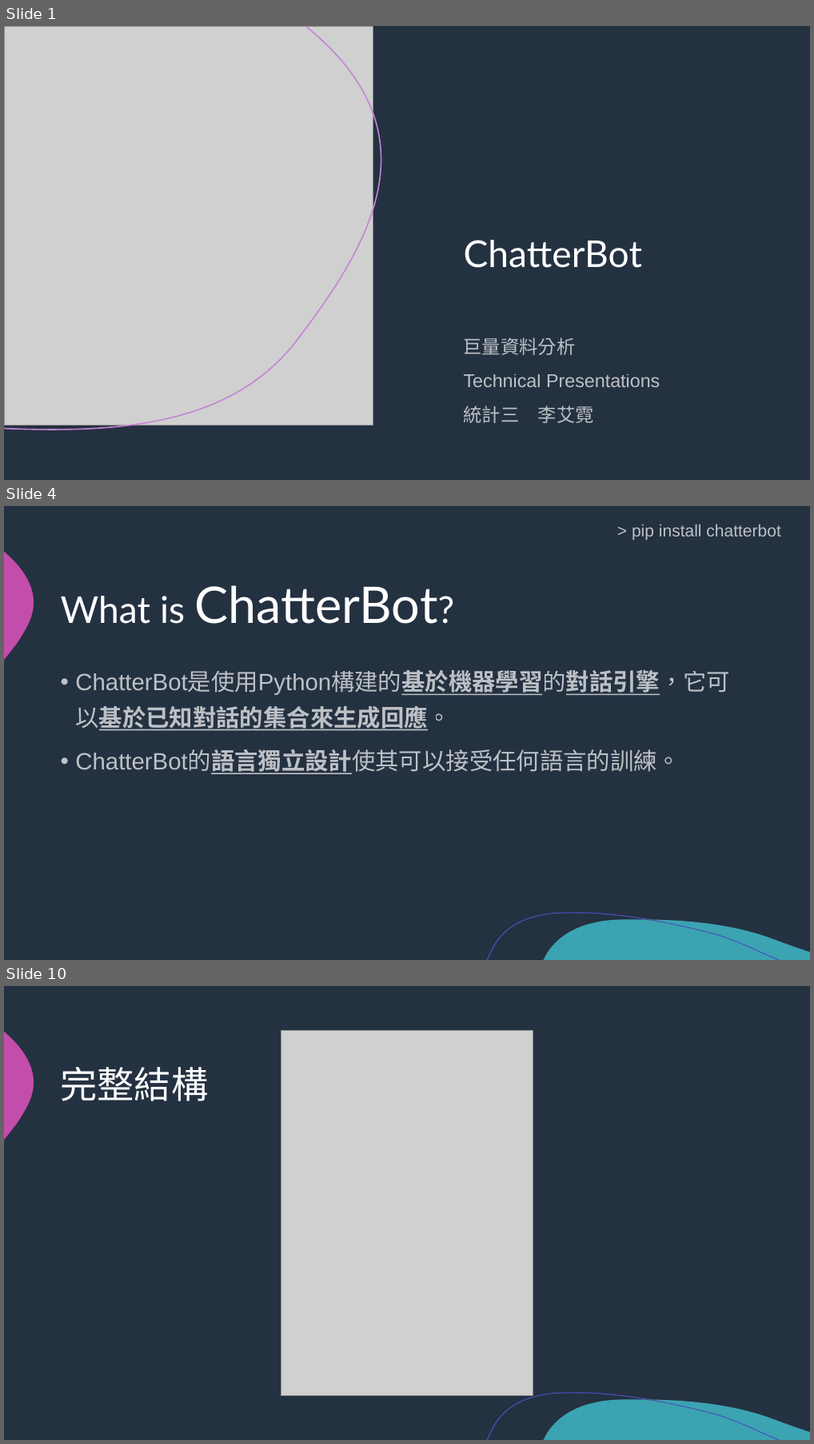
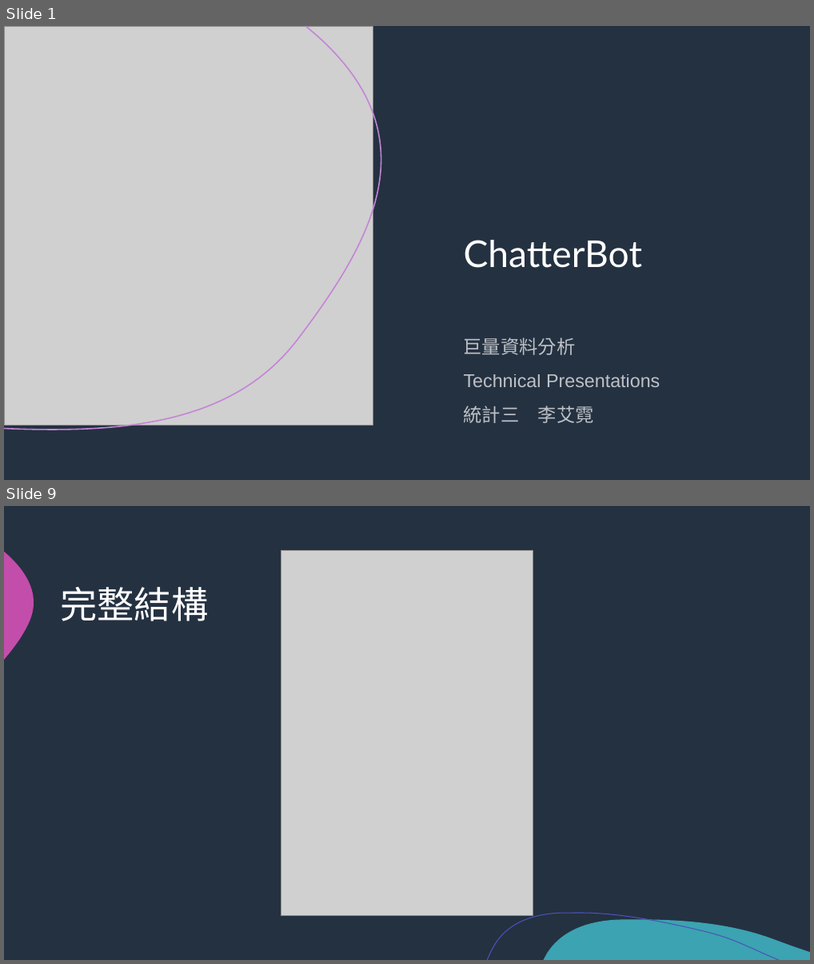
Before and after one commit to NCKU-BDA-2020/2020-NCKU-BDA-Technical-Presentation-I, a slide deck: ChatterBot/Chatterbot_ppt.pptx. Shown one above the other, each under a label of ours: slides 1, 4 and 10 before the commit, slides 1 and 9 after it; the slides between them are not shown. The pictures are 814x1444 and 814x964 pixels, drawn with LibreOffice and Linux fonts; fonts in the diff are those of the drawing; grey boxes stand for pictures. Boxes give left, top, right and bottom in pixels: in the first picture for what was removed or moved away, otherwise in the second. Text is boxed around its words. In the diff, an @@ line names an element or a change of style, - is before the commit and + after.

Commit message:
Add materials of ChatterBot

```diff
--- a/ChatterBot/Chatterbot_ppt.pptx
+++ b/ChatterBot/Chatterbot_ppt.pptx
@@ slide 4 removed at (x1=4, y1=506, x2=810, y2=960), background #243141; not listed: 3 template elements that a slide beside it also shows @@
@@ text removed at (x1=632, y1=524, x2=781, y2=540) @@
-> pip install chatterbot
@@ title removed at (x1=61, y1=585, x2=438, y2=624) @@
-What is ChatterBot?
@@ text removed at (x1=75, y1=672, x2=730, y2=774) @@
-• ChatterBot是使用Python構建的基於機器學習的對話引擎，它可以基於已知對話的集合來生成回應。
-• ChatterBot的語言獨立設計使其可以接受任何語言的訓練。
@@ what was slide 10 is now slide 9 @@
```
Also in this commit, not shown: 10 slides changed, 4 slides added, 7 other slides removed, 2 other files.
